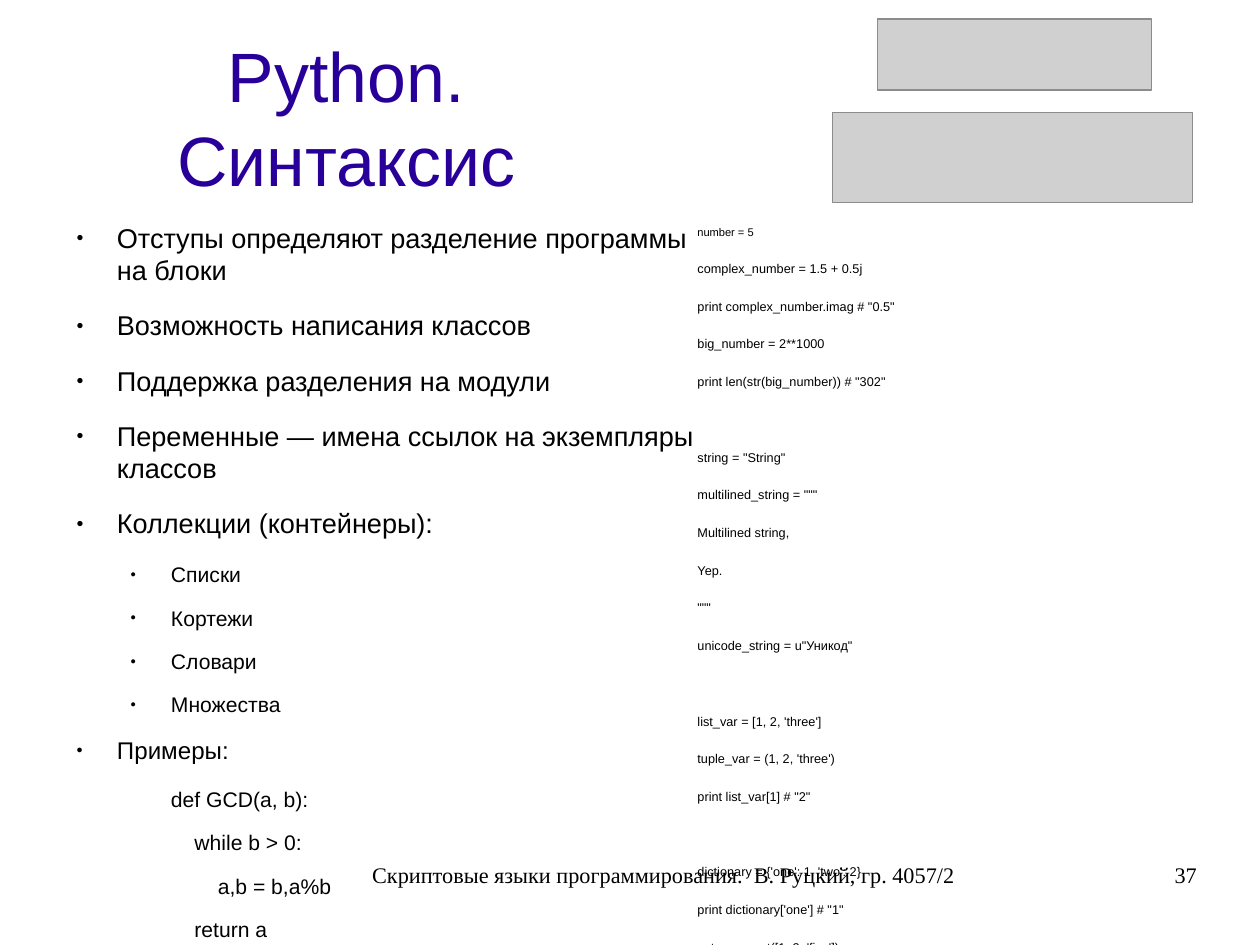
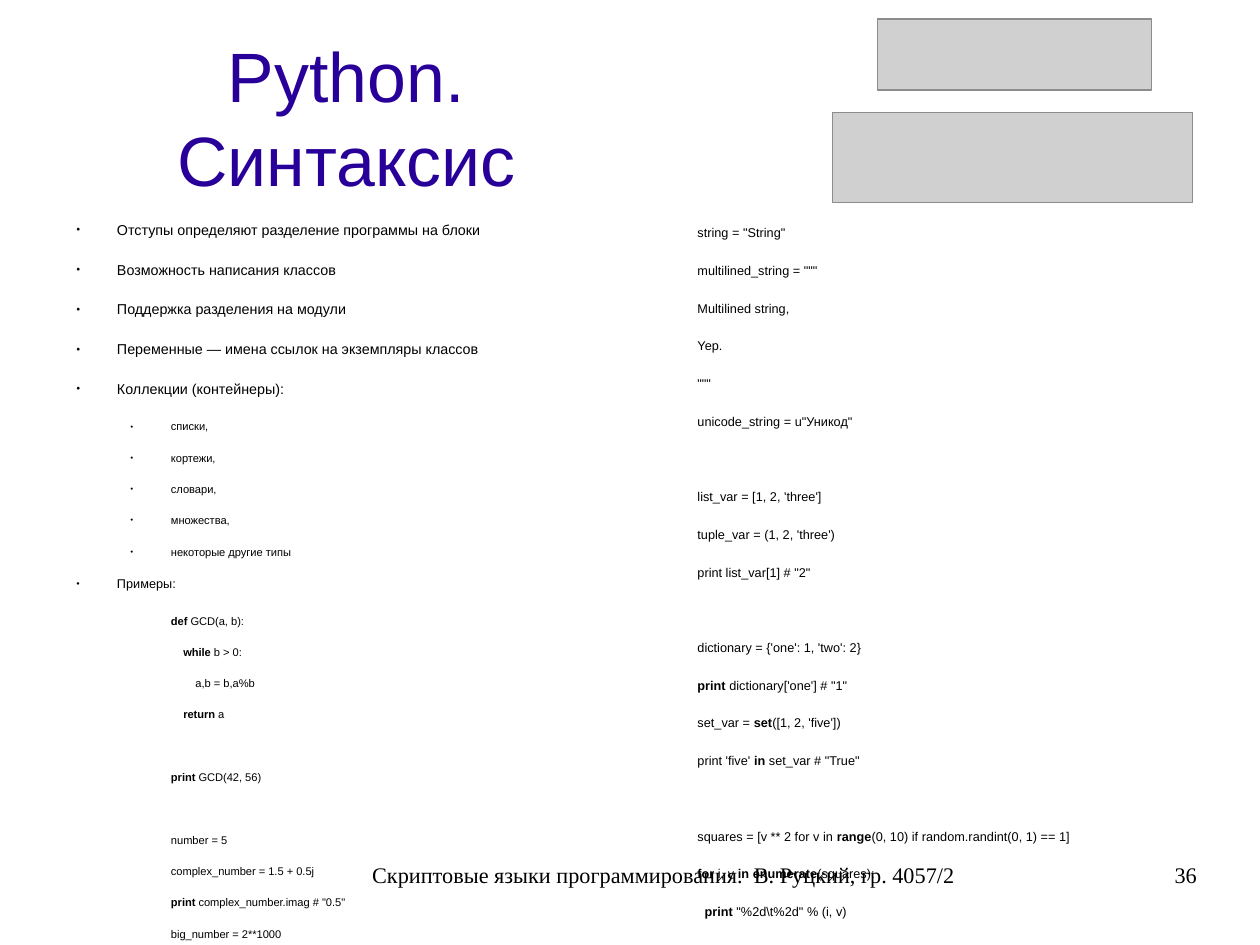
Before and after one commit to rutsky/semester07, a slide deck: slide 36 of Operation_systems/scripting_languages/40572_Rutsky_Scripting_languages.odp (slide 37 before the commit). Drawn at 1260x945 pixels with LibreOffice and Linux fonts; fonts in the diff are those of the drawing; grey boxes stand for pictures. Boxes give left, top, right and bottom in pixels: in the first picture for what was removed or moved away, otherwise in the second. Text is boxed around its words. In the diff, an @@ line names an element or a change of style, - is before the commit and + after.

Commit message:
Scripting languages presentation: updated Python and Ruby examples.

```diff
--- a/Operation_systems/scripting_languages/40572_Rutsky_Scripting_languages.odp
+++ b/Operation_systems/scripting_languages/40572_Rutsky_Scripting_languages.odp
@@ text at [117,224,480,784]: size 17.1 to 9 pt in "Отступы определяют разделение программы на блоки", "Возможность написания классов", "Поддержка разделения на модули", "Переменные — имена ссылок на экземпляры классов" and 1 more places; size 15.2 to 8 pt in "Примеры:"; size 13.3 to 7 pt in "def GCD(a, b):", "while b > 0:", "a,b = b,a%b", "return a" and 1 more places; bold on in "def", "while", "return", "print" @@
@@ text at [697,228,895,389]: paragraphs removed @@
-number = 5
-complex_number = 1.5 + 0.5j
-print complex_number.imag # "0.5"
-big_number = 2**1000
-print len(str(big_number)) # "302"
@@ text at [171,424,291,558]: text changed; size 13.3 to 7 pt @@
-  ● Списки
-  ● Кортежи
-  ● Словари
-  ● Множества
+  ● списки,
+  ● кортежи,
+  ● словари,
+  ● множества,
+  ● некоторые другие типы
@@ text at [697,680,860,768]: bold on in "print", "set([1,", "in" @@
@@ text at [171,836,345,940]: paragraphs added @@
+  number = 5
+  complex_number = 1.5 + 0.5j
+  print complex_number.imag # "0.5"
+  big_number = 2**1000
+  print len(str(big_number)) # "302"
@@ text at [697,831,1070,919]: paragraphs added @@
+squares = [v ** 2 for v in range(0, 10) if random.randint(0, 1) == 1]
+for i, v in enumerate(squares):
+print "%2d\t%2d" % (i, v)
+# Вывод:
+# 0 0
+# 1 1
+# 2 9
+# 3 16
+# 4 25
+# 5 49
@@ page number at [1175,868,1197,884]: text changed @@
-37
+36
```
Also in this commit, not shown: 3 other slides changed, 1 slide removed, 2 other files.
